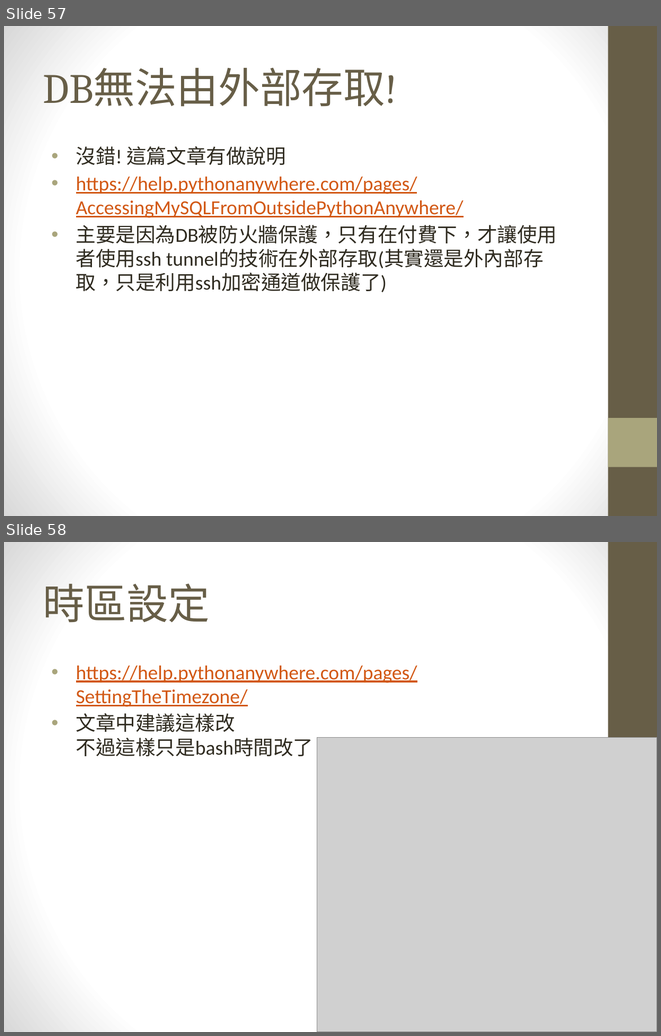
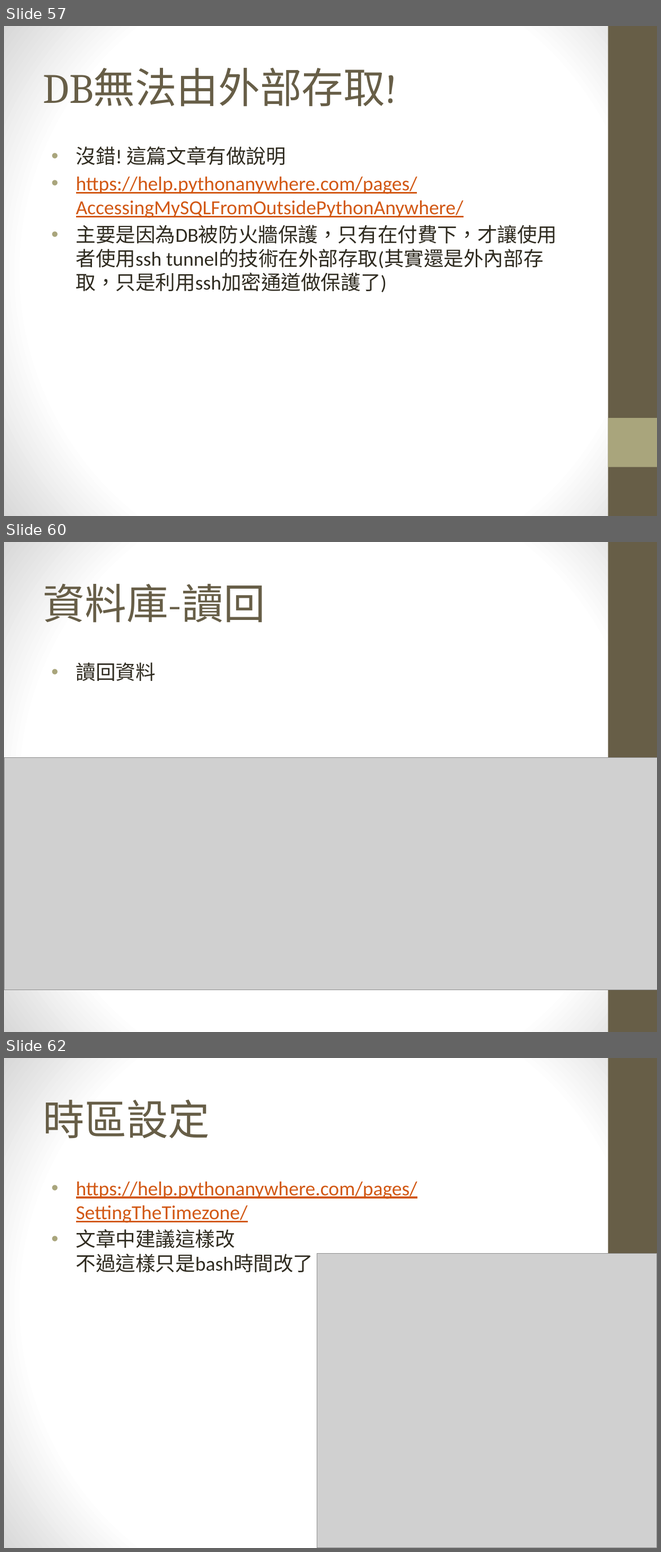
Before and after one commit to maloyang/KH20221202_IoT_Data_Science, a slide deck: W04/W04_web.pptx. Shown one above the other, each under a label of ours: slides 57 and 58 before the commit, slides 57, 60 and 62 after it; the slides between them are not shown. The pictures are 661x1036 and 661x1552 pixels, drawn with LibreOffice and Linux fonts; fonts in the diff are those of the drawing; grey boxes stand for pictures. Boxes give left, top, right and bottom in pixels: in the first picture for what was removed or moved away, otherwise in the second. Text is boxed around its words. In the diff, an @@ line names an element or a change of style, - is before the commit and + after.

```diff
--- a/W04/W04_web.pptx
+++ b/W04/W04_web.pptx
@@ slide 60 added at [4,542,657,1032], background gradient #FFFFFF to #D8D8D8; not listed: 1 template element that a slide beside it also shows @@
@@ title added at [43,583,265,623], 46 pt, text #675E47 @@
+資料庫-讀回
@@ text added at [76,662,156,681], 22 pt, text #2F2B20 @@
+• 讀回資料
@@ picture added at [4,758,657,989] @@
@@ what was slide 58 is now slide 62 @@
```
Also in this commit, not shown: 3 slides changed, 3 other slides added, 10 other files.
